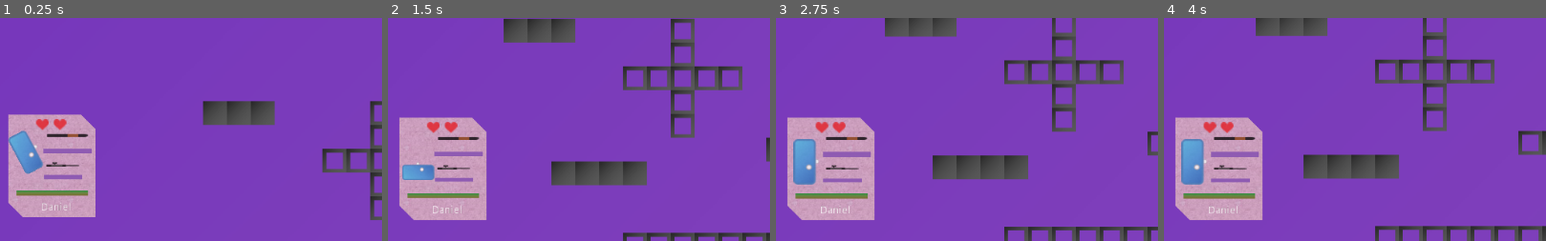
Above: before the commit, frames 1-4 (left to right).
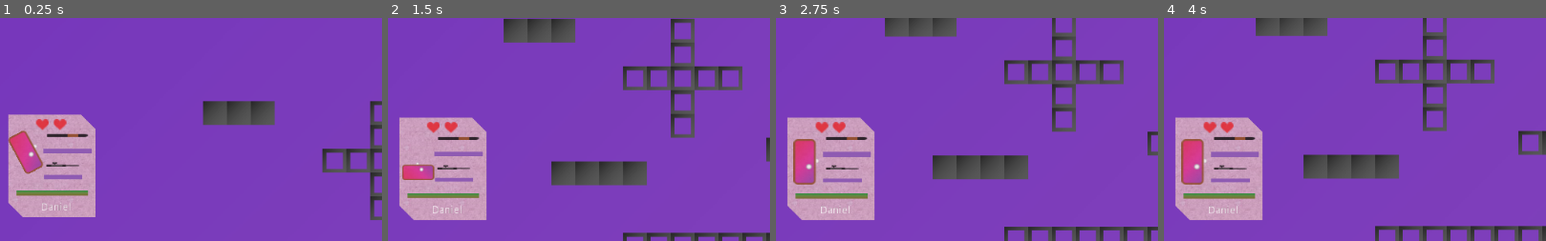
Above: after the commit, the same moments.

Repository: XanMarta/godot-game-battlefield
Game: Godot game, scene res://src/Game/PlayGround.tscn
The game is run twice, just before and just after one commit, with the same random seed, the same clock (stepped at 60 frames per second) and the same inputs.
Inputs:
- Up to frame 1 (0.25 s): no input
- Up to frame 2 (1.5 s): no input
- Up to frame 3 (2.75 s): no input
- Up to frame 4 (4 s): tap Enter at 2.75 s
The pictures show only the part of the screen within x 15-65%, y 50-100%; the shares and areas given below are measured in that part.

The runs differ from the first frame. In frame 1, 1.0% of the frame differs, in the area x 2-12%, y 50-71%; in frame 2, 0.6%; in frame 3, 1.2%, in the area x 4-11%, y 54-75%; in frame 4, 1.2%.

Commit message:
Complete Init player system

Diff:
--- a/src/Actor/Player.gd
+++ b/src/Actor/Player.gd
@@ -8,20 +8,18 @@
 
 
 
-export var type = "p1"
-export var player_name = "Mark"
-export var health = 100 setget set_health
-export var life = 2 setget set_life
-export var init_gun_1 = "AR01"
-export var init_gun_2 = "SR01"
-
-
-var body
-var control_type
+var player_name = "Mark"
+var body = "Blue"
+var control_type = "p1"
+var init_gun_1 = "AR01"
+var init_gun_2 = "SR01"
 
 
 var is_alive = false
 var current_bubble = null
+var health = 100 setget set_health
+var life = 2 setget set_life
+
 
 
 onready var player = $Player
@@ -29,28 +27,25 @@
 onready var gun_second = $Player/GunPosition/Gun_second
 
 
-func _ready():
-	$Player/sprite.texture = load("res://Assets/" + type + ".png")
-	$Player.type = self.type
-	init_player()
-
-
-func _physics_process(delta):
-	if is_alive:
-		$Player.move_control()
-		if Input.is_action_pressed(type + "_fire"):
-			fire()
-		if Input.is_action_just_pressed(type + "_change"):
-			change()
-		if Input.is_action_just_pressed(type + "_drop"):
-			drop()
-
 func init_player():
+	$Player/sprite.texture = load("res://Assets/Player/Body/" + body + ".png")
+	$Player.control_type = self.control_type
 	if init_gun_1 != "":
 		equip_gun(Gunlist.gunlist[init_gun_1])
 	if init_gun_2 != "":
 		equip_gun(Gunlist.gunlist[init_gun_2])
 	set_spawn_position()
+
+
+func _physics_process(delta):
+	if is_alive:
+		$Player.move_control()
+		if Input.is_action_pressed(control_type + "_fire"):
+			fire()
+		if Input.is_action_just_pressed(control_type + "_change"):
+			change()
+		if Input.is_action_just_pressed(control_type + "_drop"):
+			drop()
 
 
 func fire():
--- a/src/Actor/Player.tscn
+++ b/src/Actor/Player.tscn
@@ -6,7 +6,6 @@
 [ext_resource path="res://src/Item/Gun.tscn" type="PackedScene" id=4]
 [ext_resource path="res://Assets/health_bar_red.png" type="Texture" id=5]
 [ext_resource path="res://Assets/health_bar_green.png" type="Texture" id=6]
-[ext_resource path="res://Assets/p1.png" type="Texture" id=7]
 [ext_resource path="res://src/Actor/Player.anim" type="Animation" id=8]
 
 [sub_resource type="RectangleShape2D" id=1]
@@ -133,7 +132,6 @@
 
 [node name="sprite" type="Sprite" parent="Player"]
 position = Vector2( 0, -31.1928 )
-texture = ExtResource( 7 )
 
 [node name="CollisionShape2D" type="CollisionShape2D" parent="Player"]
 visible = false
--- a/src/Actor/Player_movement.gd
+++ b/src/Actor/Player_movement.gd
@@ -6,12 +6,12 @@
 var jump
 var direct = 1.0
 var force = Vector2(0, 0)
-var type
+var control_type = ""
 var speed_boost = 1.0
 
 
 func move_control():
-	var direction = Input.get_action_strength(type + "_right") - Input.get_action_strength(type + "_left")
+	var direction = Input.get_action_strength(control_type + "_right") - Input.get_action_strength(control_type + "_left")
 	if direction < 0.0:
 		turn(false)
 	elif direction > 0.0:
@@ -24,7 +24,7 @@
 	if is_on_floor():
 		jump = GameData.jump_power
 
-	if Input.is_action_just_pressed(type + "_up"):
+	if Input.is_action_just_pressed(control_type + "_up"):
 		if jump > 0:
 			jump -= 1
 			velocity.y = -GameData.player_speed.y
@@ -40,7 +40,7 @@
 	velocity.y = clamp(velocity.y, -GameData.max_fall, GameData.max_fall)
 	velocity = move_and_slide(velocity, Vector2.UP)
 
-	if Input.is_action_just_pressed(type + "_down"):
+	if Input.is_action_just_pressed(control_type + "_down"):
 		if is_on_floor():
 			set_collision_mask_bit(1, false)
 			velocity.y += GameData.gravity * get_physics_process_delta_time()
--- a/src/Game/Actors.gd
+++ b/src/Game/Actors.gd
@@ -2,14 +2,17 @@
 
 
 
-func connect_player():
+func prepare_game():
+	# Init player
+	for player in get_children():
+		player.init_player()
+	# Connect player
 	var current = 0
 	for new_player in get_children():
 		get_parent().get_node("Player_tag_scene").player[current] = new_player
 		current += 1
 		if current > 3:
 			break
-
 	get_parent().get_node("Player_tag_scene").connect_player()
 
 
--- a/src/Game/PlayGround.gd
+++ b/src/Game/PlayGround.gd
@@ -8,14 +8,14 @@
 func init_player():
 	GameData.player.push_back({
 		"player_name" : "Mark",
-		"body" : "p1",
+		"body" : "Blue",
 		"control_type" : "p1",
 		"init_gun_1" : "SM01",
 		"init_gun_2" : "SR01"
 	})
 	GameData.player.push_back({
 		"player_name" : "Daniel",
-		"body" : "p2",
+		"body" : "Red",
 		"control_type" : "p2",
 		"init_gun_1" : "AR01",
 		"init_gun_2" : "SR01"
@@ -34,11 +34,11 @@
 		var new_player = player_scene.instance()
 		new_player.player_name = player["player_name"]
 		new_player.body = player["body"]
-		new_player.control_type = ["control_type"]
+		new_player.control_type = player["control_type"]
 		new_player.init_gun_1 = player["init_gun_1"]
 		new_player.init_gun_2 = player["init_gun_2"]
 		$Actors.add_child(new_player)
-	$Actors.connect_player()
+	$Actors.prepare_game()
 	GameData.player.clear()
 
 	$GameGUI.start()
Renamed: Assets/p1.png -> Assets/Player/Body/Blue.png
Not shown, changed: Assets/Player/Body/Blue.png.import
Renamed: Assets/p2.png -> Assets/Player/Body/Red.png
Not shown, changed: Assets/Player/Body/Red.png.import
Not shown: 1 places in src/Actor/Player.tscn that only renumber resources
